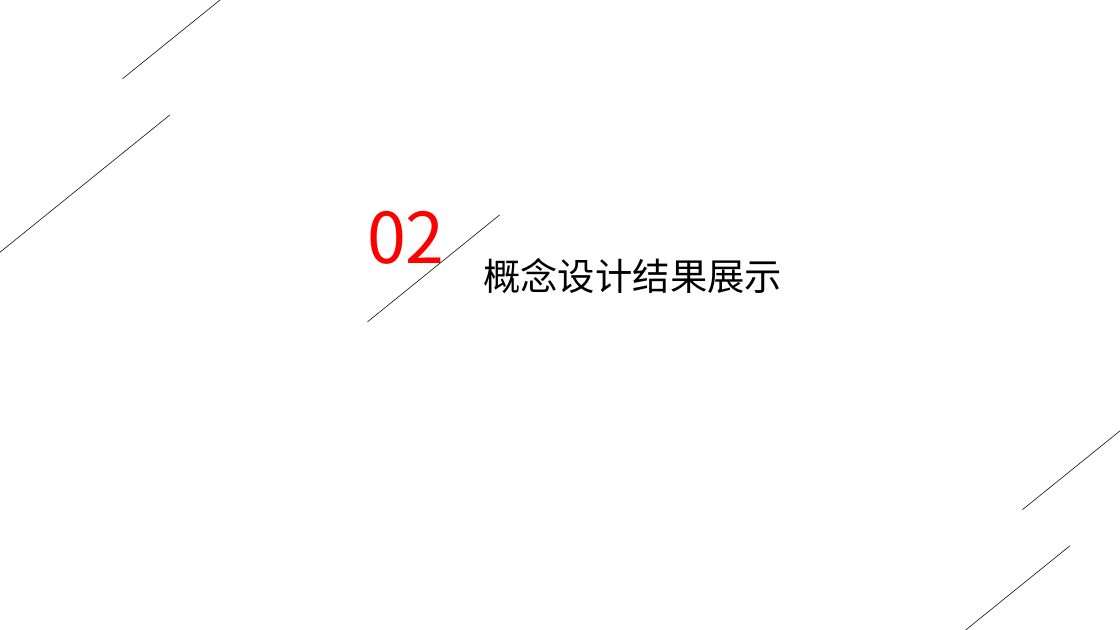
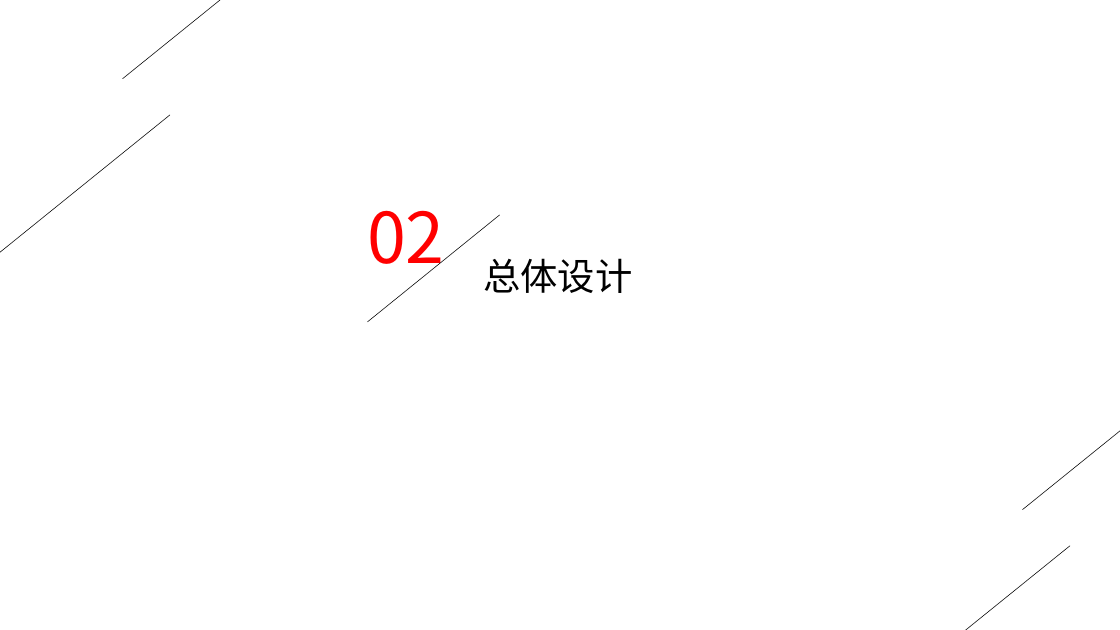
Before and after one commit to dlct-wzx/data-structure-practice, a slide deck: slide 5 of 答辩ppt.pptx (slide 8 before the commit). Drawn at 1120x630 pixels with LibreOffice and Linux fonts; fonts in the diff are those of the drawing. Boxes give left, top, right and bottom in pixels: in the first picture for what was removed or moved away, otherwise in the second. Text is boxed around its words. In the diff, an @@ line names an element or a change of style, - is before the commit and + after.

```diff
--- a/答辩ppt.pptx
+++ b/答辩ppt.pptx
@@ text at <box>483,258,632,293</box>: text changed @@
-概念设计结果展示
+总体设计
```
Also in this commit, not shown: 6 other slides changed, 12 slides added, 19 slides removed, 8 other files.
